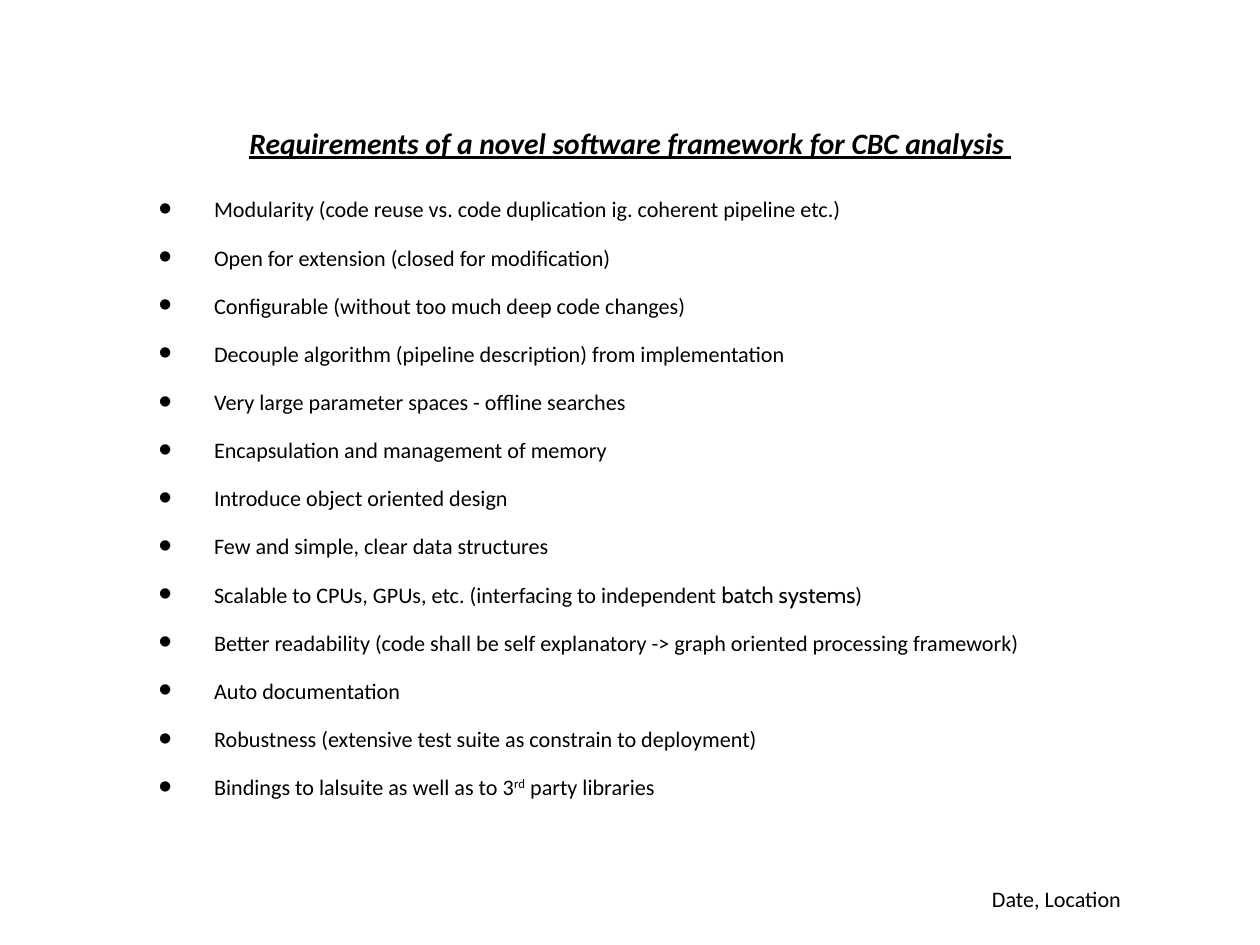
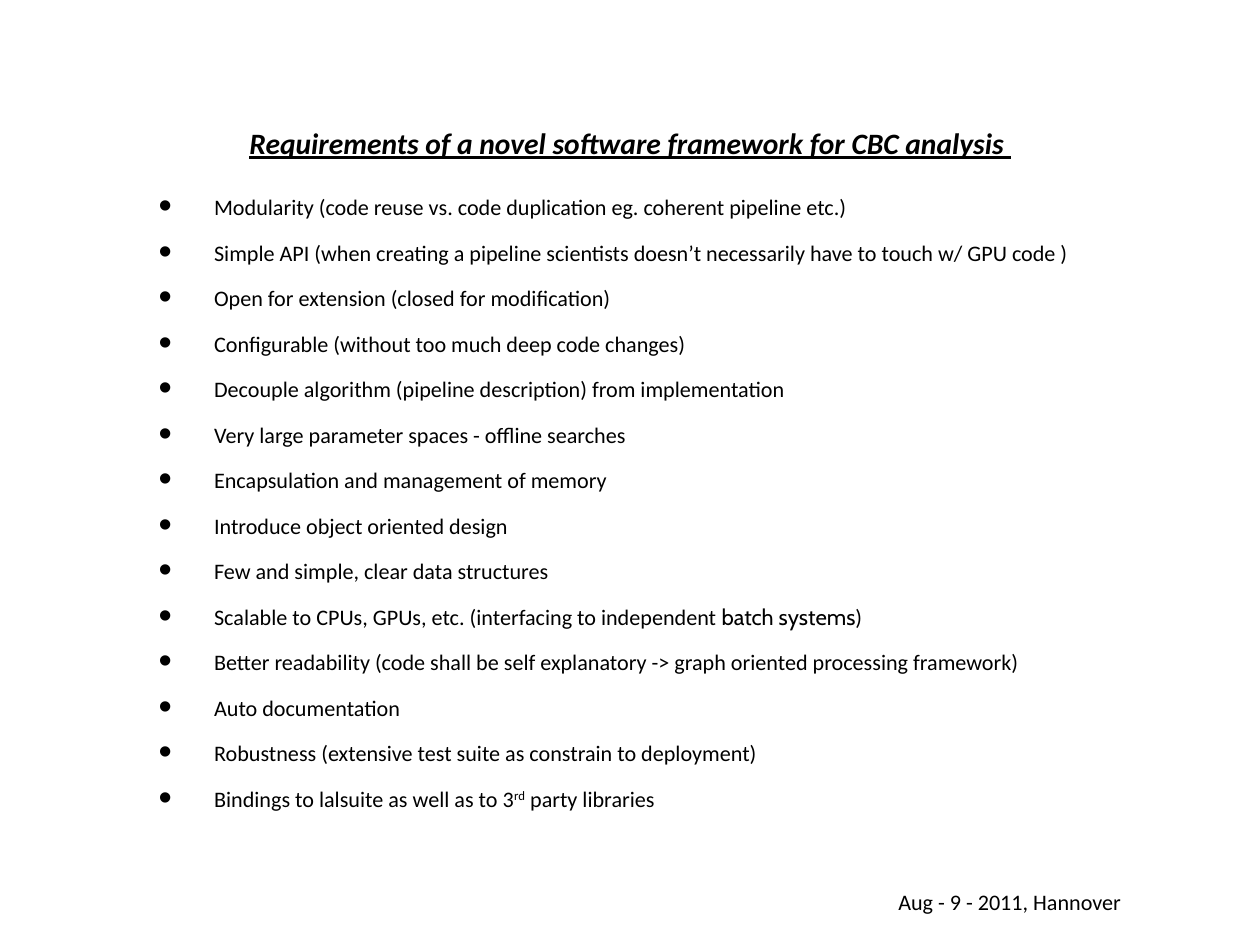
Before and after one commit to gwastro/pycbc, a slide deck: slide 4 of doc/Pycbc-Refactoring-GPU-inspiral.ppt. Drawn at 1260x945 pixels with LibreOffice and Linux fonts; fonts in the diff are those of the drawing; background and template pictures are left out. Boxes give left, top, right and bottom in pixels: in the first picture for what was removed or moved away, otherwise in the second. Text is boxed around its words. In the diff, an @@ line names an element or a change of style, - is before the commit and + after.

```diff
--- a/doc/Pycbc-Refactoring-GPU-inspiral.ppt
+++ b/doc/Pycbc-Refactoring-GPU-inspiral.ppt
@@ text at (x1=214, y1=199, x2=1055, y2=265): text changed @@
-• Modularity (code reuse vs. code duplication ig. coherent pipeline etc.)
+• Modularity (code reuse vs. code duplication eg. coherent pipeline etc.)
+• Simple API (when creating a pipeline scientists doesn’t necessarily have to touch w/ GPU code )
@@ text at (x1=214, y1=290, x2=1018, y2=811): line spacing 0.7 to 0.6 @@
@@ text added at (x1=898, y1=895, x2=1121, y2=914), 18 pt, text #000000 @@
+Aug - 9 - 2011, Hannover
@@ text removed at (x1=992, y1=891, x2=1121, y2=910) @@
-Date, Location
```
Also in this commit, not shown: 11 other slides changed, 1 slide added, 2 slides removed, 2 other files.
